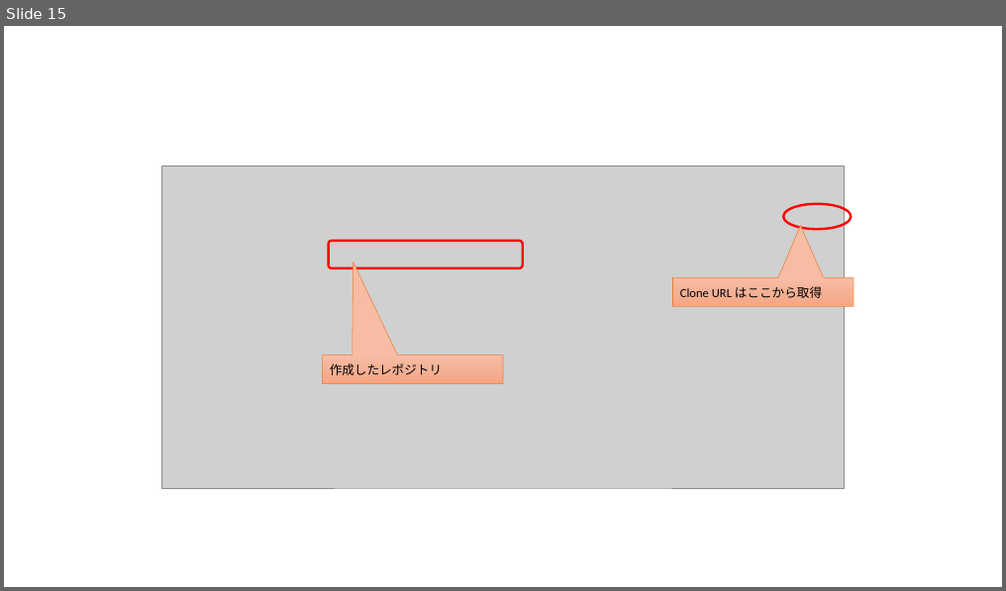
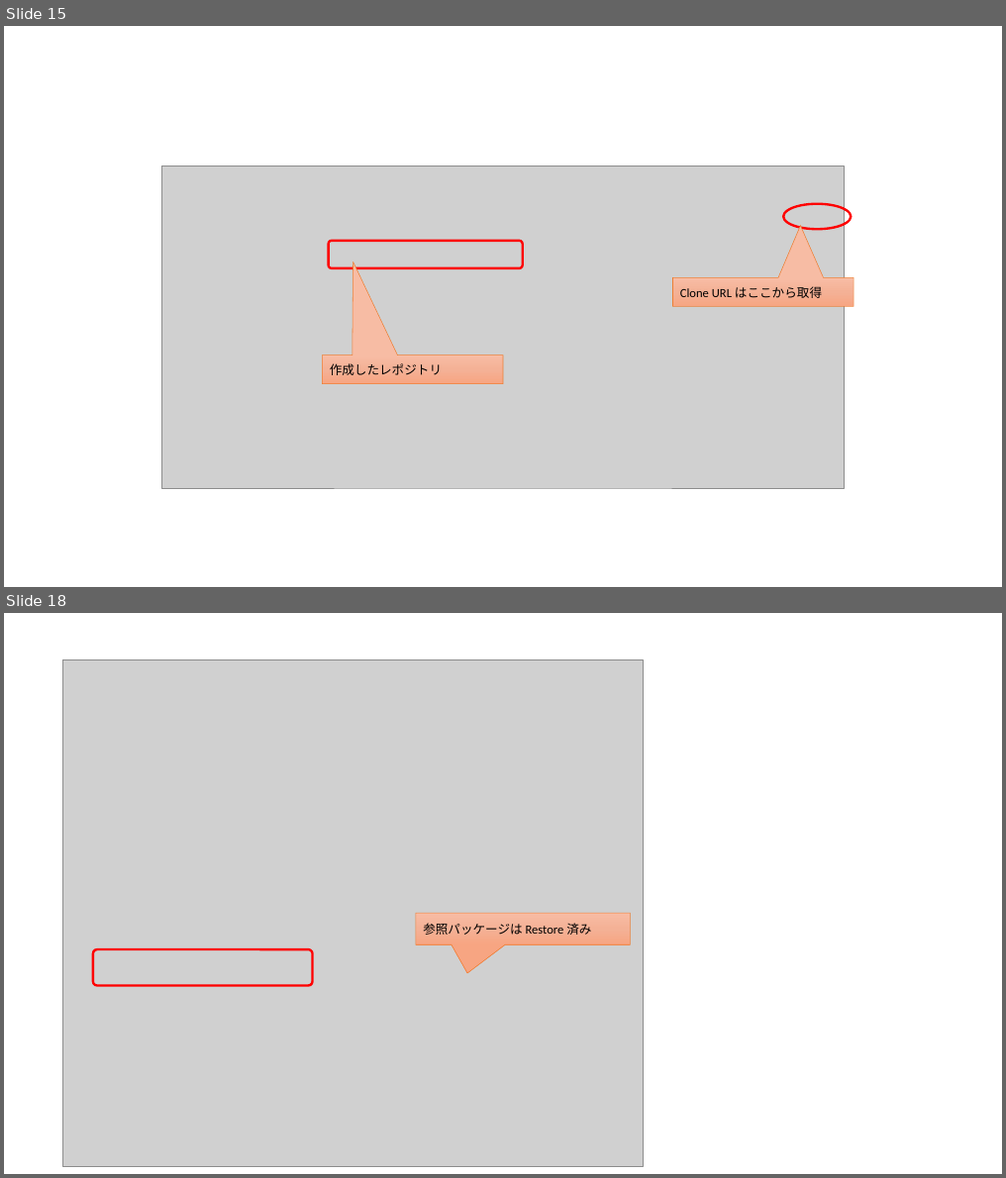
Before and after one commit to ayuina/ainaba-csa-blog, a slide deck: package-management-with-azure-artifacts/images/figures.pptx. Shown one above the other, each under a label of ours: slide 15 before the commit, slides 15 and 18 after it; the slides between them are not shown. The pictures are 1006x591 and 1006x1178 pixels, drawn with LibreOffice and Linux fonts; fonts in the diff are those of the drawing; grey boxes stand for pictures. Boxes give left, top, right and bottom in pixels: in the first picture for what was removed or moved away, otherwise in the second. Text is boxed around its words. In the diff, an @@ line names an element or a change of style, - is before the commit and + after.

```diff
--- a/package-management-with-azure-artifacts/images/figures.pptx
+++ b/package-management-with-azure-artifacts/images/figures.pptx
@@ slide 18 added at bbox=[4, 613, 1002, 1174], background #FFFFFF @@
@@ picture added at bbox=[62, 660, 643, 1167] @@
@@ speech box added at bbox=[416, 913, 631, 945], fill gradient #F7BDA5 to #F5B196 to #F8A582, outline #ED7D31 0.5 pt, 12 pt, text #000000 @@
+参照パッケージは Restore 済み
@@ rounded rectangle added at bbox=[93, 950, 313, 986], outline #FF0000 2.25 pt @@
```
Also in this commit, not shown: 4 other slides added, 1 slide removed, 5 other files.
